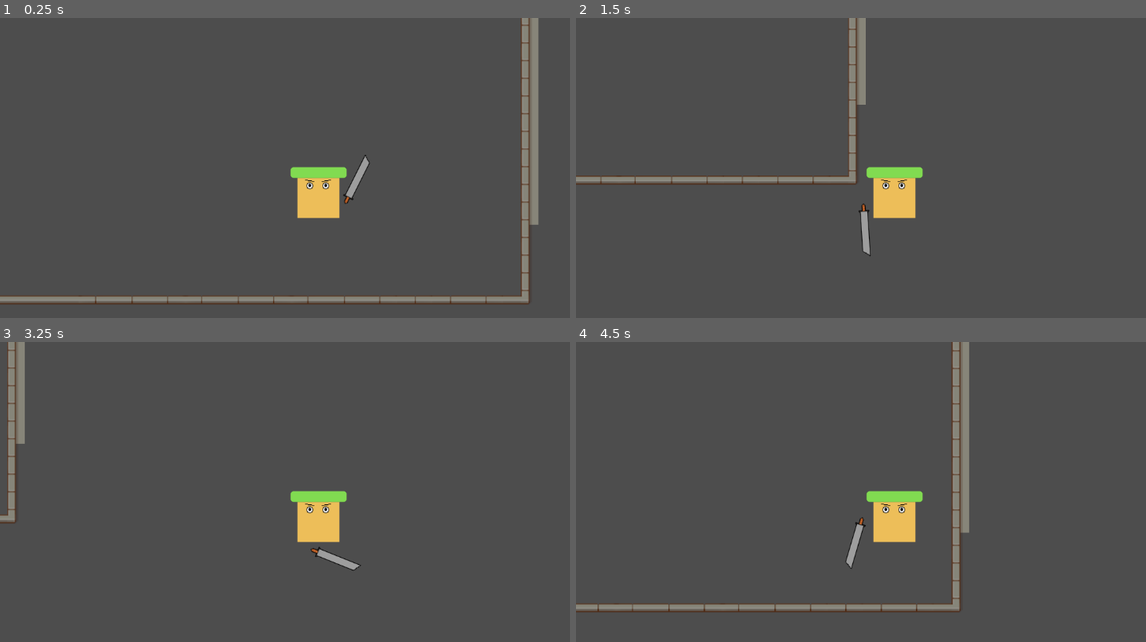
Above: before the commit, frames 1-4 (two rows, left to right).
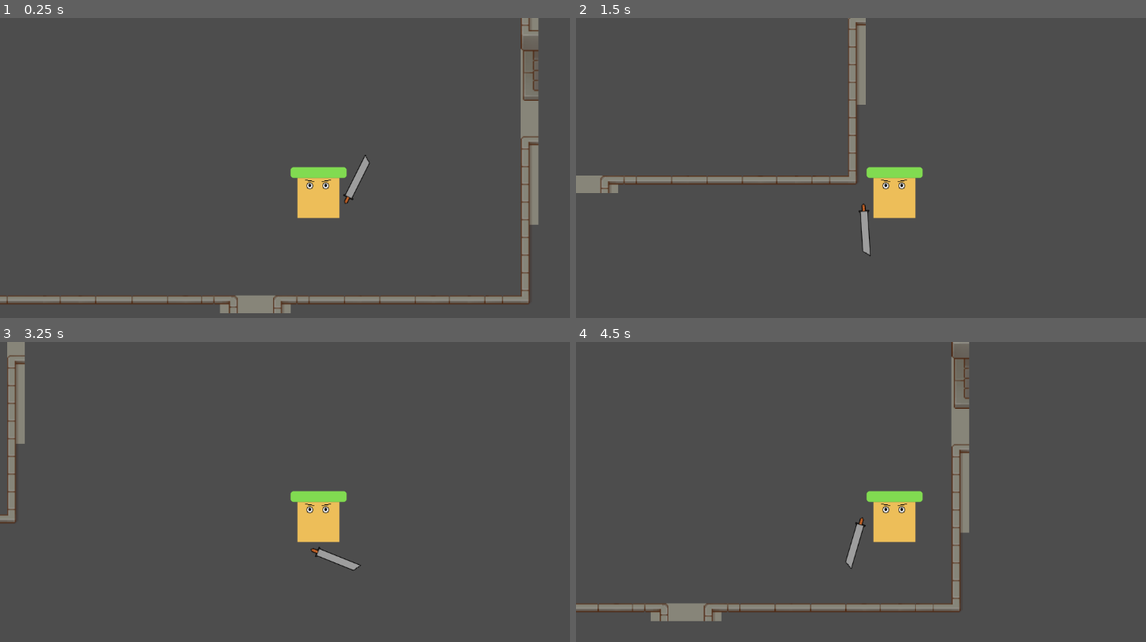
Above: after the commit, the same moments.

Repository: Filip22022/MazePrisoner
Game: Godot game, scene res://maze_generation/room_builder/room_buidler.tscn
The game is run twice, just before and just after one commit, with the same random seed, the same clock (stepped at 60 frames per second) and the same inputs. This scene is started directly instead of the project's main scene.
Inputs (mouse positions are in pixels of both pictures, inside the frame that each line leads up to):
- Up to frame 1 (0.25 s): no input
- Up to frame 2 (1.5 s): tap Enter at 0.5 s; move the mouse to (1032, 180) at 0.52 s; hold D (move_right) 0.53-1.28 s; click (1032, 180) at 0.6 s; move the mouse to (769, 216) at 1.27 s; hold S (move_down) from 1.28 s (still down); tap Space (Dash) at 1.35 s
- Up to frame 3 (3.25 s): move the mouse to (381, 441) at 2.02 s; release S (move_down) at 2.03 s; hold D (move_right) 2.03-2.78 s; click (381, 441) at 2.1 s; tap Space (Dash) at 2.75, 2.85 s; move the mouse to (285, 594) at 2.77 s; hold W (move_up) from 2.78 s (still down)
- Up to frame 4 (4.5 s): move the mouse to (1083, 576) at 3.52 s; release W (move_up) at 3.53 s; hold A (move_left) from 3.53 s (still down); click (1083, 576) at 3.6 s; move the mouse to (701, 468) at 4.27 s; tap Space (Dash) at 4.35 s

The runs differ from the first frame. In frame 1, 1.1% of the frame differs, in the area x 1-95%, y 3-99%; in frame 2, 0.4%; in frame 3, less than 0.1%; in frame 4, 1.1%, in the area x 11-69%, y 0-94%.

Commit message:
Change building walls, add building player spawn

Diff:
--- a/maze_generation/MazeRoom.gd
+++ b/maze_generation/MazeRoom.gd
@@ -6,6 +6,7 @@
 var room_scene_path: String
 var connected_rooms = {}
 var walls_id = 15
+#TODO remove walls_id when obsolete
 var color = 0
 var is_final = false
 
--- a/maze_generation/room_builder/room_builder.gd
+++ b/maze_generation/room_builder/room_builder.gd
@@ -6,30 +6,65 @@
 var room
 
 func _init():
-	build()
-
-func build():
-	room = load("res://maze_generation/room_builder/empty_room.tscn").instantiate()
+	build([1,2])
+	var player = load("res://player/player.tscn").instantiate()
+	add_child(player)
 	add_child(room)
 
-	build_walls()
+func build(directions: Array[Directions.Direction]):
+	room = load("res://maze_generation/room_builder/empty_room.tscn").instantiate()
 
-	var player = load("res://player/player.tscn").instantiate()
-	add_child(player)
+	build_walls(directions)
+	add_player_spawns(directions)
+	return room
 
-func build_walls():
-	var left_wall = load("res://maze_generation/room_builder/walls/left_wall_open.tscn").instantiate()
-	left_wall.global_position = Vector2i(-room_width/2,0)
-	room.add_child(left_wall)
 
-	var right_wall = load("res://maze_generation/room_builder/walls/right_wall_closed.tscn").instantiate()
-	right_wall.global_position = Vector2i(room_width/2,0)
-	room.add_child(right_wall)
+func build_walls(open_directions: Array[Directions.Direction]):
+	var walls = {}
+	walls[Directions.Direction.Up] = {
+			"path": "res://maze_generation/room_builder/walls/top_wall_",
+			"position": Vector2i(0, -room_height/2)
+		}
+	walls[Directions.Direction.Right] = {
+			"path": "res://maze_generation/room_builder/walls/right_wall_",
+			"position": Vector2i(room_width/2,0)
+		}
+	walls[Directions.Direction.Down] = {
+			"path": "res://maze_generation/room_builder/walls/down_wall_",
+			"position": Vector2i(0, room_height/2)
+		}
+	walls[Directions.Direction.Left] = {
+			"path": "res://maze_generation/room_builder/walls/left_wall_",
+			"position": Vector2i(-room_width/2,0)
+		}
 
-	var top_wall = load("res://maze_generation/room_builder/walls/top_wall_closed.tscn").instantiate()
-	top_wall.global_position = Vector2i(0, -room_height/2)
-	room.add_child(top_wall)
+	for dir in Directions.Direction.values():
+		if dir in open_directions:
+			walls[dir]["path"] += "open.tscn"
+		else:
+			walls[dir]["path"] += "closed.tscn"
 
-	var bottom_wall = load("res://maze_generation/room_builder/walls/bottom_wall_closed.tscn").instantiate()
-	bottom_wall.global_position = Vector2i(0, room_height/2)
-	room.add_child(bottom_wall)
+	for wall in walls.values():
+		var current_wall = load(wall["path"]).instantiate()
+		current_wall.global_position = wall["position"]
+		self.room.add_child(current_wall)
+
+func add_player_spawns(open_directions: Array[Directions.Direction]):
+	var spawns = {}
+
+	for dir in open_directions:
+		var spawn = Marker2D.new()
+		match dir:
+			Directions.Direction.Up:
+				spawn.global_position = Vector2i(0, -(room_height/2-32))
+				spawn.set_name("PlayerSpawnTop")
+			Directions.Direction.Right:
+				spawn.global_position = Vector2i((room_width/2-32),0)
+				spawn.set_name("PlayerSpawnRight")
+			Directions.Direction.Right:
+				spawn.global_position = Vector2i(0, room_height/2-32)
+				spawn.set_name("PlayerSpawnDown")
+			Directions.Direction.Right:
+				spawn.global_position = Vector2i(-(room_width/2-32),0)
+				spawn.set_name("PlayerSpawnLeft")
+		self.room.add_child(spawn)
--- a/scenes/objects/door/door.tscn
+++ b/scenes/objects/door/door.tscn
@@ -18,4 +18,5 @@
 
 [node name="CollisionShape2D" type="CollisionShape2D" parent="StaticBody2D"]
 unique_name_in_owner = true
+visible = false
 shape = SubResource("RectangleShape2D_hpnsl")
Renamed: maze_generation/room_builder/walls/bottom_wall_closed.tscn -> maze_generation/room_builder/walls/down_wall_closed.tscn
Renamed: maze_generation/room_builder/walls/bottom_wall_open.tscn -> maze_generation/room_builder/walls/down_wall_open.tscn
